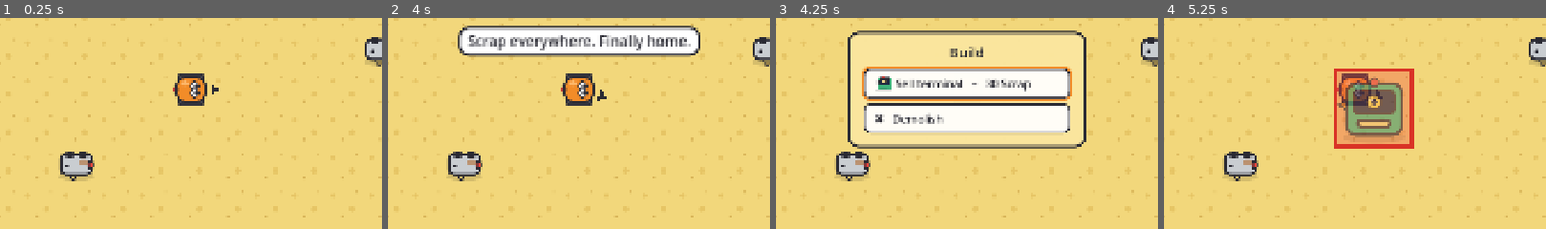
Above: before the commit, frames 1-4 (left to right).
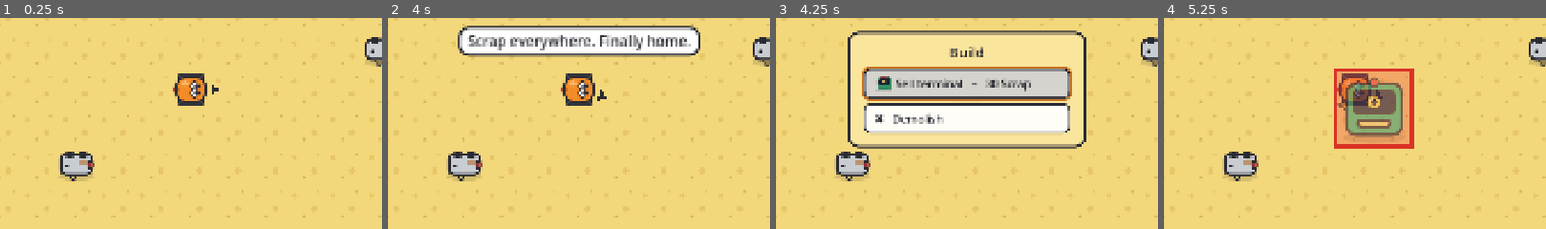
Above: after the commit, the same moments.

Repository: Dean86nz/ScrapEmpire
Game: Godot game, scene res://src/world/main.tscn
The game is run twice, just before and just after one commit, with the same random seed, the same clock (stepped at 60 frames per second) and the same inputs.
Inputs (mouse positions are % of the whole screen's width and height, from its top left):
- Up to frame 1 (0.25 s): no input
- Up to frame 2 (4 s): tap Enter (ui_accept) at 0.5, 0.77, 0.8, 1.07, 3.77, 3.8 s; move the mouse to (72, 45) at 0.52 s; hold Right (cursor_right) 0.53-1.25 s; hold T (tech_tree) 0.53-1.25 s; click (72, 45) at 0.67 s; drag from (30, 55) to (45, 70) at 1.27 s; move the mouse to (60, 28) at 2.02 s; hold Right (cursor_right) 2.03-2.75 s; hold Enter (ui_accept) 2.03-2.75 s; tap Shift (boost) at 2.1 s; drag from (45, 70) to (20, 35) at 2.77 s; move the mouse to (80, 65) at 3.52 s; hold Left (cursor_left) from 3.53 s (still down); hold Mouse wheel up (hotbar_prev) from 3.53 s (still down)
- Up to frame 3 (4.25 s): keep holding Left (cursor_left); keep holding Mouse wheel up (hotbar_prev); tap Enter (ui_accept) at 4.07 s; tap Tab (build_menu) at 4.15 s
- Up to frame 4 (5.25 s): release Left (cursor_left) at 4.25 s; release Mouse wheel up (hotbar_prev) at 4.25 s; drag from (20, 35) to (35, 25) at 4.27 s; click "Sell terminal – 30 Scrap" at 5 s
The pictures show only the part of the screen within x 25-75%, y 33-83%; the shares and areas given below are measured in that part.

Frames 1-2 are identical in both runs. In frame 3, 7.7% of the frame differs, in the area x 22-78%, y 23-40%; in frame 4, nothing differs.

Commit message:
ms11: MVP-Politur: Ende-Bildschirm, Sprechblasen im Bild, Baumenü, Helfer-Sprüche, README, Doku
Co-Authored-By: Claude Fable 5.1 <noreply@anthropic.com>

Diff:
--- a/locale/strings.csv
+++ b/locale/strings.csv
@@ -270,3 +270,14 @@
 QUIP_HELPER_LOCKED,Helfer? Erst die Helfer-Werkstatt erforschen.,Helpers? Research the helper workshop first.
 QUIP_HELPER_MAX,Mehr als sechs Helfer werden chaotisch. Nein.,More than six helpers gets chaotic. No.
 QUIP_HELPER_NO_DEPOT,Das Lager muss ein Gebäude sein. Eine Kiste zum Beispiel.,The depot must be a building. A chest for example.
+END_TITLE,MVP geschafft! Der ganze Techbaum ist erforscht.,MVP complete! The whole tech tree is researched.
+END_BODY,"Spielzeit: %d Minuten · Bolts: %d · Level: %d · Helfer: %d · Saubere Zonen: %d von %d
+
+Rusty sagt: Danke. Ich mache dann mal weiter. Allein. Wie geplant.
+
+Alles danach ist Phase 2: Zonen-Heilung, Drohnen, Deko, Fundstücke, Besucher.","Play time: %d minutes · Bolts: %d · Level: %d · Helpers: %d · Clean zones: %d of %d
+
+Rusty says: Thanks. I will carry on then. Alone. As planned.
+
+Everything after this is phase 2: zone healing, drones, decoration, collectibles, visitors."
+END_CLOSE,Weiterspielen,Keep playing
--- a/project.godot
+++ b/project.godot
@@ -11,7 +11,7 @@
 [application]
 
 config/name="Scrap Empire"
-config/version="0.10.0"
+config/version="1.0.0"
 run/main_scene="res://src/world/main.tscn"
 config/features=PackedStringArray("4.7", "Mobile")
 config/icon="res://icon.svg"
--- a/src/sim/helper.gd
+++ b/src/sim/helper.gd
@@ -20,6 +20,7 @@
 var _plan_cooldown := 0
 var suck_cooldown := 0
 var hammer_cooldown := 0
+var idle_quip_timer := 1200  # Ticks bis zum nächsten Leerlauf-Spruch
 
 
 func _init() -> void:
--- a/src/sim/world.gd
+++ b/src/sim/world.gd
@@ -462,6 +462,12 @@
 
 func _tick_helpers() -> void:
 	for h: Helper in helpers.values():
+		h.idle_quip_timer -= 1
+		if h.idle_quip_timer <= 0:
+			h.idle_quip_timer = rng.randi_range(60 * 20, 120 * 20)
+			var idle: Array = helper_cfg.get("quips_idle", [])
+			if not idle.is_empty():
+				helper_quip.emit(h, str(idle[rng.randi_range(0, idle.size() - 1)]))
 		if h.stuck_timer == 1:
 			h.pause_for_stuck(int(helper_cfg.get("stuck_pause_s", 5)) * 20)
 			var stuck: Array = helper_cfg.get("quips_stuck", [])
--- a/src/ui/build_menu/build_menu.gd
+++ b/src/ui/build_menu/build_menu.gd
@@ -47,6 +47,7 @@
 		btn.text = "%s   –   %s" % [tr(def.name_key), _cost_text(w.next_cost(def))]
 		if not Economy.can_afford(w.player.inventory, w.next_cost(def)):
 			btn.add_theme_color_override("font_color", Color(0.6, 0.25, 0.2))
+			btn.self_modulate = Color(0.82, 0.82, 0.82)
 		btn.pressed.connect(func() -> void: _choose(def_id))
 		_list.add_child(btn)
 		_buttons.append(btn)
--- /dev/null
+++ b/src/ui/end_screen/end_screen.gd
@@ -0,0 +1,42 @@
+extends CanvasLayer
+## MVP-Ende-Bildschirm: erscheint einmal, wenn alle Techknoten erforscht sind.
+## Zeigt Kennzahlen, B oder A schließt. Das Spiel läuft danach normal weiter.
+
+@onready var _title: Label = $Dim/Center/Panel/VBox/Title
+@onready var _body: Label = $Dim/Center/Panel/VBox/Body
+@onready var _close_btn: Button = $Dim/Center/Panel/VBox/CloseButton
+
+
+func _ready() -> void:
+	visible = false
+	process_mode = Node.PROCESS_MODE_ALWAYS
+	_title.text = tr("END_TITLE")
+	_close_btn.text = tr("END_CLOSE")
+	_close_btn.pressed.connect(close)
+
+
+func show_stats(world: SimWorld) -> void:
+	var clean := 0
+	for z in world.zones.summary(world.nodes):
+		if int(z["stage"]) >= 3:
+			clean += 1
+	var minutes := world.tick_count / 20 / 60
+	_body.text = tr("END_BODY") % [minutes, world.bolts, world.progression.level, world.helpers.size(), clean, world.zones.zones.size()]
+	visible = true
+	get_tree().paused = true
+	SimClock.paused = true
+	InputRouter.context = InputRouter.Context.MENU
+	_close_btn.grab_focus()
+
+
+func close() -> void:
+	visible = false
+	get_tree().paused = false
+	SimClock.paused = false
+	InputRouter.context = InputRouter.Context.GAME
+
+
+func _unhandled_input(event: InputEvent) -> void:
+	if visible and (event.is_action_pressed("ui_cancel") or event.is_action_pressed("ui_accept")):
+		close()
+		get_viewport().set_input_as_handled()
--- /dev/null
+++ b/src/ui/end_screen/end_screen.tscn
@@ -0,0 +1,70 @@
+[gd_scene load_steps=3 format=3]
+
+[ext_resource type="Script" path="res://src/ui/end_screen/end_screen.gd" id="1"]
+
+[sub_resource type="StyleBoxFlat" id="panel_style"]
+content_margin_left = 48.0
+content_margin_top = 32.0
+content_margin_right = 48.0
+content_margin_bottom = 40.0
+bg_color = Color(0.98, 0.9, 0.62, 1)
+border_width_left = 6
+border_width_top = 6
+border_width_right = 6
+border_width_bottom = 6
+border_color = Color(0.95, 0.55, 0.16, 1)
+corner_radius_top_left = 28
+corner_radius_top_right = 28
+corner_radius_bottom_right = 28
+corner_radius_bottom_left = 28
+
+[node name="EndScreen" type="CanvasLayer"]
+process_mode = 3
+layer = 25
+script = ExtResource("1")
+
+[node name="Dim" type="ColorRect" parent="."]
+anchors_preset = 15
+anchor_right = 1.0
+anchor_bottom = 1.0
+grow_horizontal = 2
+grow_vertical = 2
+color = Color(0.165, 0.165, 0.2, 0.6)
+
+[node name="Center" type="CenterContainer" parent="Dim"]
+layout_mode = 1
+anchors_preset = 15
+anchor_right = 1.0
+anchor_bottom = 1.0
+grow_horizontal = 2
+grow_vertical = 2
+
+[node name="Panel" type="PanelContainer" parent="Dim/Center"]
+custom_minimum_size = Vector2(900, 0)
+layout_mode = 2
+theme_override_styles/panel = SubResource("panel_style")
+
+[node name="VBox" type="VBoxContainer" parent="Dim/Center/Panel"]
+layout_mode = 2
+theme_override_constants/separation = 20
+
+[node name="Title" type="Label" parent="Dim/Center/Panel/VBox"]
+layout_mode = 2
+theme_override_colors/font_color = Color(0.165, 0.165, 0.2, 1)
+theme_override_font_sizes/font_size = 44
+text = "MVP geschafft!"
+horizontal_alignment = 1
+
+[node name="Body" type="Label" parent="Dim/Center/Panel/VBox"]
+layout_mode = 2
+theme_override_colors/font_color = Color(0.165, 0.165, 0.2, 1)
+theme_override_font_sizes/font_size = 26
+text = "..."
+horizontal_alignment = 1
+autowrap_mode = 3
+
+[node name="CloseButton" type="Button" parent="Dim/Center/Panel/VBox"]
+custom_minimum_size = Vector2(420, 80)
+layout_mode = 2
+size_flags_horizontal = 4
+text = "Weiterspielen"
--- a/src/ui/hud/debug_overlay.gd
+++ b/src/ui/hud/debug_overlay.gd
@@ -24,7 +24,7 @@
 	for b: Building in w.buildings.values():
 		if b is Conveyor:
 			belt_items += (b as Conveyor).items.size()
-	_label.text = "FPS %d\nTick %.2f ms\nTicks %d\nItems %d (Band %d)\n%s\nSauger T%d  Hammer T%d\nXP %d" % [
+	_label.text = "FPS %d\nTick %.2f ms\nTicks %d\nItems %d (Band %d)\n%s\nSauger T%d  Hammer T%d\nXP %d\nHelfer %d" % [
 		Engine.get_frames_per_second(),
 		SimClock.last_tick_ms,
 		w.tick_count,
@@ -33,4 +33,5 @@
 		"Gamepad" if InputRouter.is_gamepad else "Tastatur/Maus",
 		w.player.suction_tier, w.player.hammer_tier,
 		w.progression.total_xp,
+		w.helpers.size(),
 	]
--- a/src/ui/hud/speech_bubble.gd
+++ b/src/ui/hud/speech_bubble.gd
@@ -28,9 +28,20 @@
 	_label.text = text
 	_panel.visible = true
 	_timer = SHOW_SECONDS
-	# Panel zentriert über Rusty
+	# Panel zentriert über dem Sprecher; am oberen Bildrand stattdessen darunter.
 	await get_tree().process_frame
 	_panel.position = Vector2(-_panel.size.x / 2.0, -_panel.size.y)
+	var screen_pos := get_viewport().get_canvas_transform() * (global_position + _panel.position)
+	if screen_pos.y < 140.0:
+		_panel.position.y = 110.0
+	var vp_w := get_viewport().get_visible_rect().size.x
+	var zoom := get_viewport().get_canvas_transform().get_scale().x
+	var left := (get_viewport().get_canvas_transform() * (global_position + _panel.position)).x
+	var right := left + _panel.size.x * zoom
+	if left < 16.0:
+		_panel.position.x += (16.0 - left) / zoom
+	elif right > vp_w - 16.0:
+		_panel.position.x -= (right - (vp_w - 16.0)) / zoom
 
 
 func _process(delta: float) -> void:
--- a/src/world/main.gd
+++ b/src/world/main.gd
@@ -16,6 +16,7 @@
 @onready var _pause_menu: CanvasLayer = $PauseMenu
 @onready var _task_editor: CanvasLayer = $TaskEditor
 @onready var _tutorial: TutorialController = $Tutorial
+@onready var _end_screen: CanvasLayer = $EndScreen
 
 var _world: SimWorld
 var _map_data: Dictionary = {}
@@ -100,6 +101,7 @@
 	_pause_menu.language_changed.connect(_on_language_changed)
 	get_tree().auto_accept_quit = false
 	_world.tech_unlocked.connect(func(_id: String) -> void: Quips.say("tech_done", true))
+	_world.tech_unlocked.connect(_check_mvp_done)
 	_world.research_failed.connect(func(reason: String) -> void: Quips.say("research_fail_" + reason, true))
 	_world.skill_bought.connect(func(_id: String, _lvl: int) -> void: Quips.say("skill_bought"))
 
@@ -255,6 +257,15 @@
 			_world.place_free("conveyor", o + Vector2i(7, 0), 0)
 			_world.place_free("sell_terminal", o + Vector2i(8, 0), 0)
 			EventBus.quip.emit("DEBUG_CHAIN")
+		"endgame":
+			_world.bolts += 100000
+			_world.bolts_changed.emit(_world.bolts)
+			_world.player.inventory.add("chrome", 50)
+			for d: Dictionary in _world.tech.defs:
+				_world.tech.unlocked[str(d["id"])] = true
+				_world._apply_tech_effects(str(d["id"]))
+			_world.recompute_modifiers()
+			_check_mvp_done("")
 		"helpers":
 			_world.unlocked_features["helpers"] = true
 			_world.unlocked_features["helper_tools"] = true
@@ -301,6 +312,16 @@
 			EventBus.quip.emit("DEBUG_PERF")
 
 
+## Alle Techknoten erforscht → MVP-Ende-Bildschirm (einmalig).
+func _check_mvp_done(_id: String) -> void:
+	if bool(_world.flags.get("mvp_done", false)):
+		return
+	if _world.tech.available().is_empty() and _world.tech.unlocked.size() >= _world.tech.defs.size():
+		_world.flags["mvp_done"] = true
+		save_game()
+		_end_screen.show_stats(_world)
+
+
 func _on_zone_stage_changed(zone_id: String, stage: int) -> void:
 	if stage >= 2:
 		_player.celebrate()
--- a/src/world/main.tscn
+++ b/src/world/main.tscn
@@ -11,6 +11,7 @@
 [ext_resource type="PackedScene" path="res://src/ui/progress_menu/progress_menu.tscn" id="9"]
 [ext_resource type="PackedScene" path="res://src/ui/task_editor/task_editor.tscn" id="10"]
 [ext_resource type="Script" path="res://src/ui/tutorial/tutorial.gd" id="11"]
+[ext_resource type="PackedScene" path="res://src/ui/end_screen/end_screen.tscn" id="12"]
 
 [node name="Main" type="Node2D"]
 script = ExtResource("1")
@@ -36,4 +37,6 @@
 
 [node name="PauseMenu" parent="." instance=ExtResource("6")]
 
+[node name="EndScreen" parent="." instance=ExtResource("12")]
+
 [node name="DebugOverlay" parent="." instance=ExtResource("3")]
Not shown, added: src/ui/end_screen/end_screen.gd.uid
Not shown: 1 places in src/world/main.tscn that only renumber resources
Not shown, changed: CHANGELOG.md
Not shown, changed: README.md
Not shown, changed: TODO.md
Not shown, changed: docs/01_GDD.md
Not shown, changed: docs/03_ROADMAP.md
